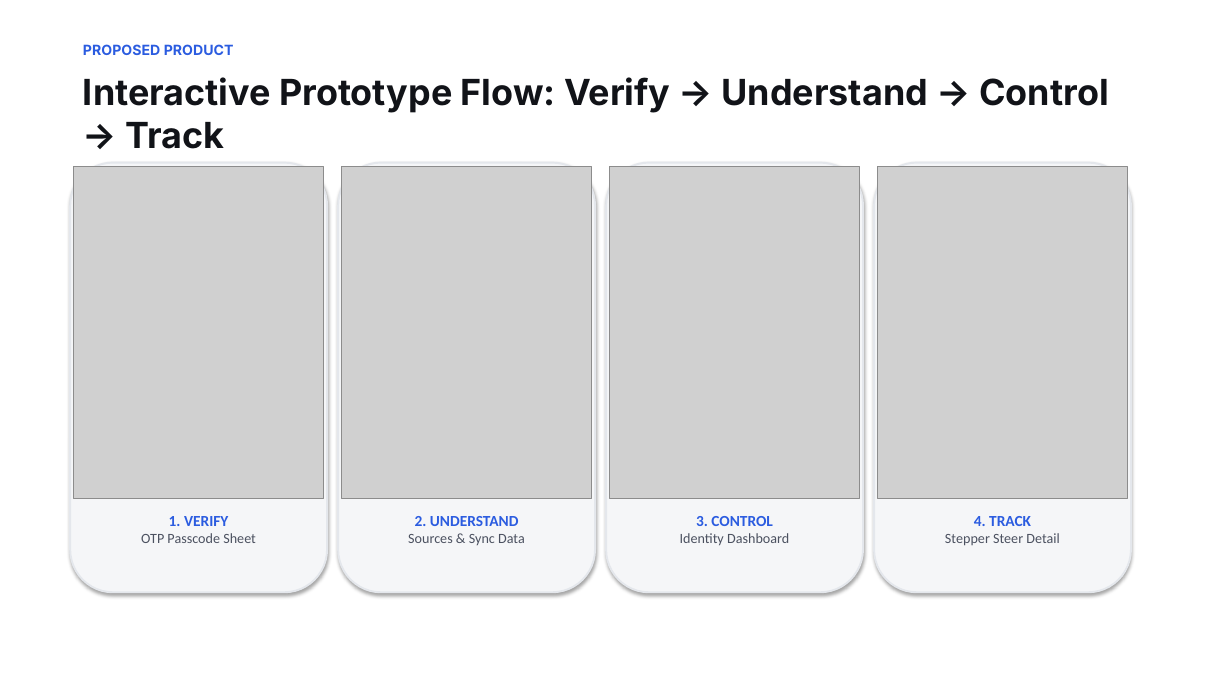
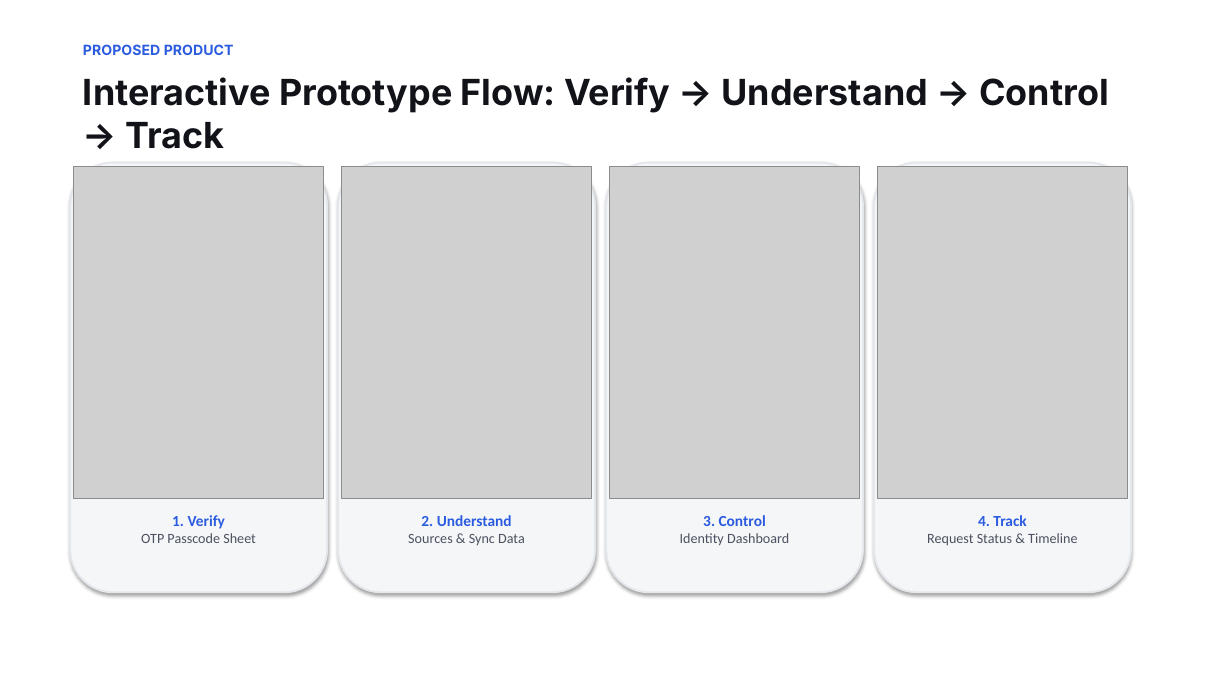
Before and after one commit to srikar2908/identity-rights-center, a slide deck: slide 5 of Truecaller_Identity_Rights_Center_Product_Thinking_Deck.pptx. Drawn at 1232x693 pixels with LibreOffice and Linux fonts; fonts in the diff are those of the drawing; grey boxes stand for pictures. Boxes give left, top, right and bottom in pixels: in the first picture for what was removed or moved away, otherwise in the second. Text is boxed around its words. In the diff, an @@ line names an element or a change of style, - is before the commit and + after.

```diff
--- a/Truecaller_Identity_Rights_Center_Product_Thinking_Deck.pptx
+++ b/Truecaller_Identity_Rights_Center_Product_Thinking_Deck.pptx
@@ text at (172,515,225,529): text changed @@
-1. VERIFY
+1. Verify
@@ text at (421,515,512,526): text changed @@
-2. UNDERSTAND
+2. Understand
@@ text at (703,515,766,526): text changed @@
-3. CONTROL
+3. Control
@@ text at (927,515,1077,546): text changed @@
-4. TRACK
-Stepper Steer Detail
+4. Track
+Request Status & Timeline
```
Also in this commit, not shown: 6 other slides changed.
